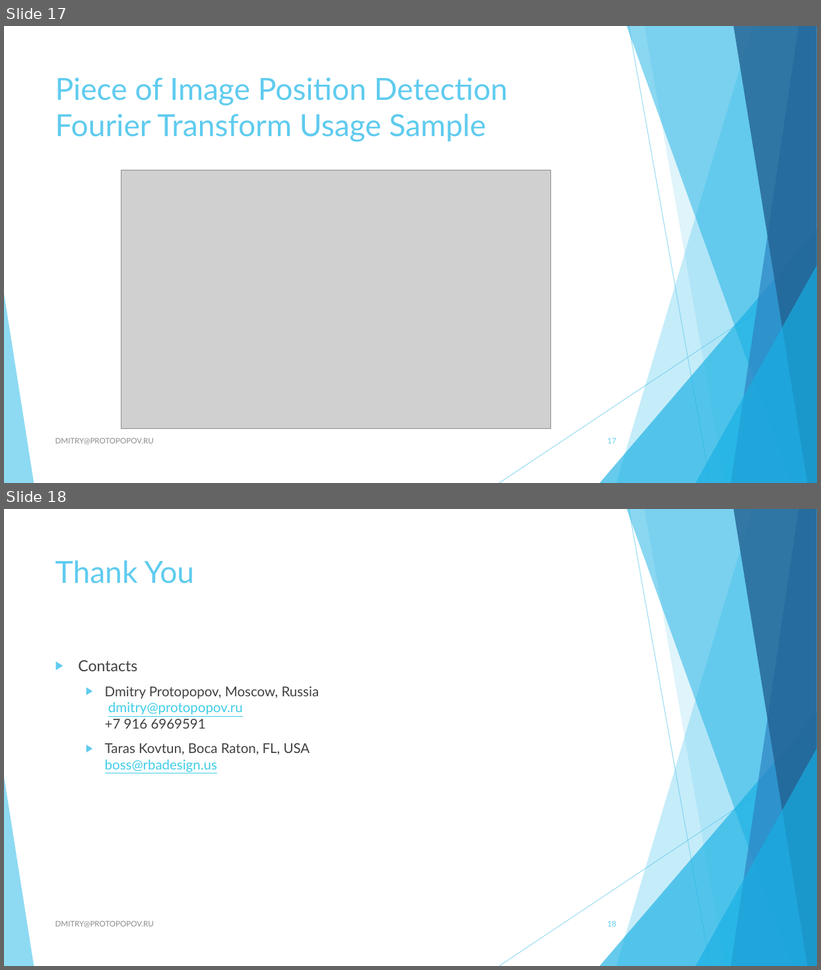
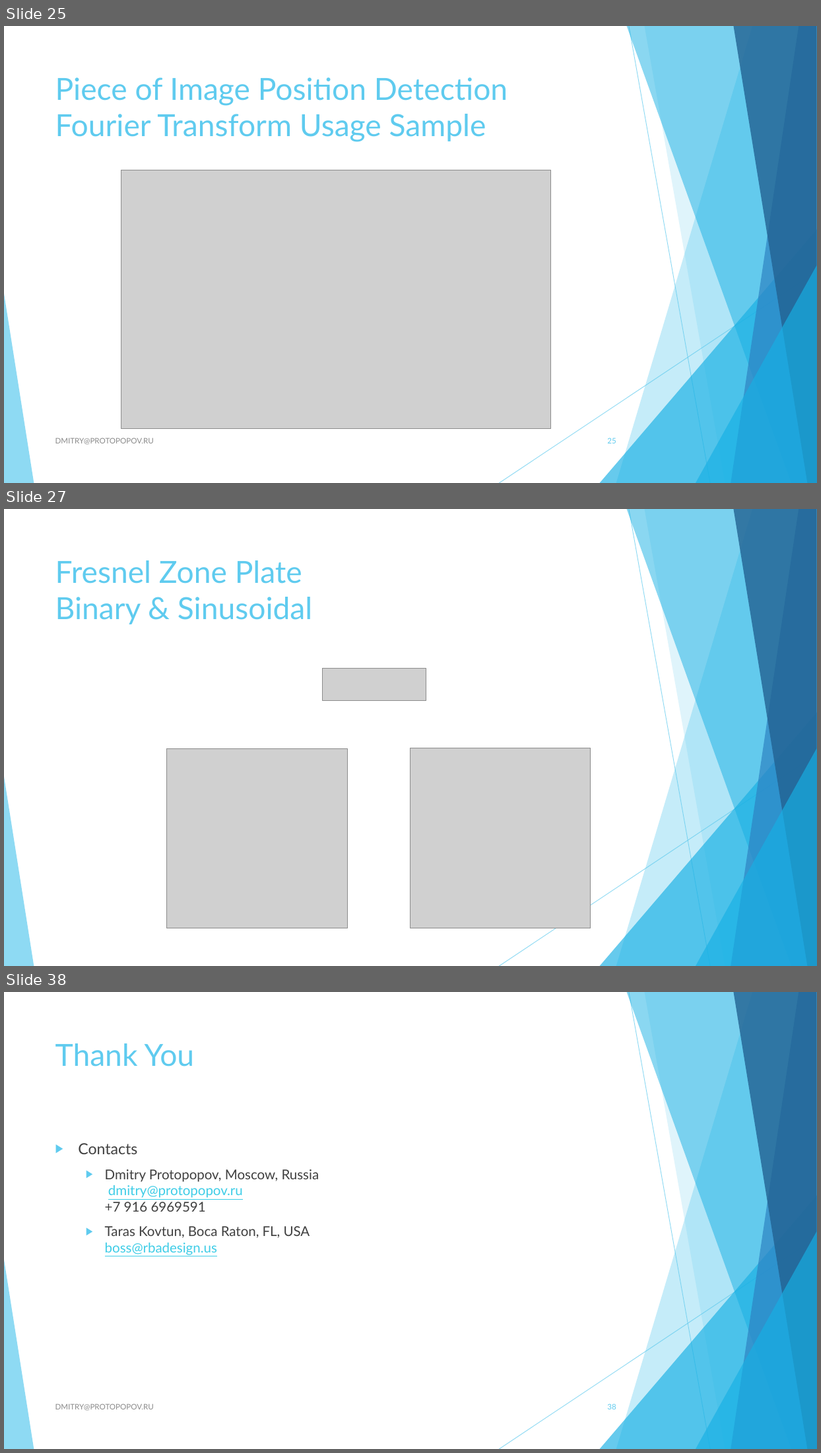
Before and after one commit to dprotopopov/lensProject, a slide deck: Presentations/Optical Box for Optical Computing.pptx. Shown one above the other, each under a label of ours: slides 17 and 18 before the commit, slides 25, 27 and 38 after it; the slides between them are not shown. The pictures are 821x970 and 821x1453 pixels, drawn with LibreOffice and Linux fonts; fonts in the diff are those of the drawing; grey boxes stand for pictures. Boxes give left, top, right and bottom in pixels: in the first picture for what was removed or moved away, otherwise in the second. Text is boxed around its words. In the diff, an @@ line names an element or a change of style, - is before the commit and + after.

```diff
--- a/Presentations/Optical Box for Optical Computing.pptx
+++ b/Presentations/Optical Box for Optical Computing.pptx
@@ slide 27 added at (4,509,817,966), background #FFFFFF; not listed: 10 template elements that a slide beside it also shows @@
@@ title added at (55,560,312,625), 36 pt, text #5FCBEF @@
+Fresnel Zone Plate
+Binary & Sinusoidal
@@ picture added at (322,668,426,700) @@
@@ picture added at (167,749,347,929) @@
@@ picture added at (411,748,591,929) @@
@@ what was slide 17 is now slide 25 @@
@@ page number at (607,438,616,444): text changed @@
-17
+25
@@ what was slide 18 is now slide 38 @@
@@ page number at (607,1404,616,1410): text changed @@
-18
+38
```
Also in this commit, not shown: 1 slide changed, 19 other slides added, 51 other files.
